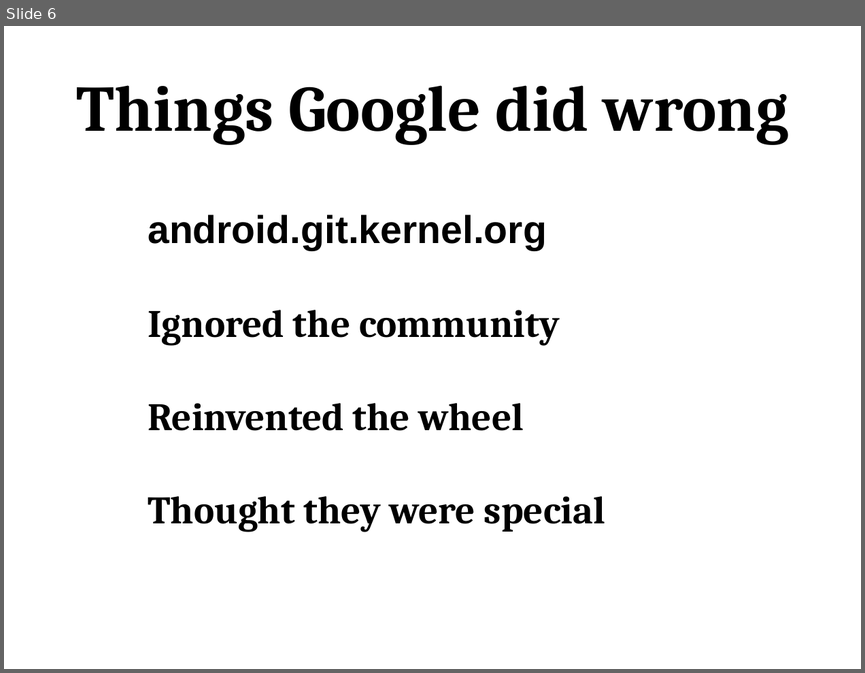
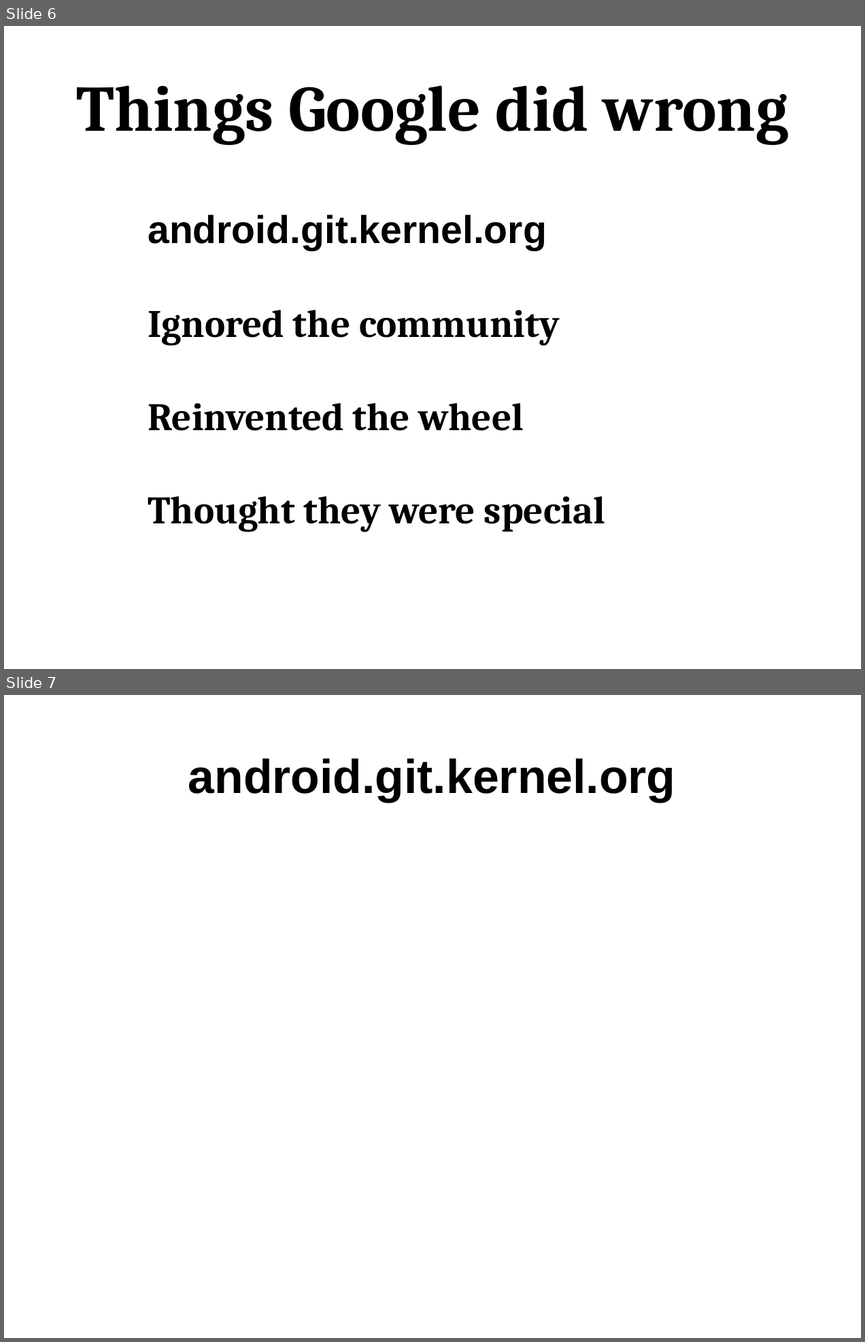
Before and after one commit to gregkh/android-presentation, a slide deck: android-kernel.odp. Shown one above the other, each under a label of ours: slide 6 before the commit, slides 6 and 7 after it. The pictures are 865x673 and 865x1342 pixels, drawn with LibreOffice and Linux fonts; fonts in the diff are those of the drawing. Boxes give left, top, right and bottom in pixels: in the first picture for what was removed or moved away, otherwise in the second. Text is boxed around its words. In the diff, an @@ line names an element or a change of style, - is before the commit and + after.

```diff
--- a/android-kernel.odp
+++ b/android-kernel.odp
@@ slide 7 added at (4,695,861,1338), background #FFFFFF @@
@@ title added at (188,758,676,802), 44 pt, text #000000, bold @@
+android.git.kernel.org
```
Also in this commit, not shown: 9 other slides added, 2 other files.
